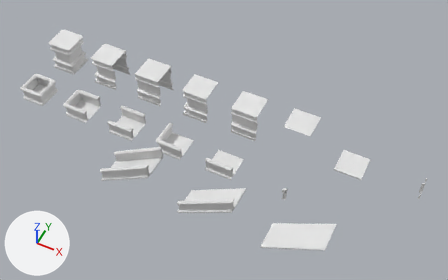
One commit to the FBX model Blender/Assets.fbx: the scene before it, then after it.
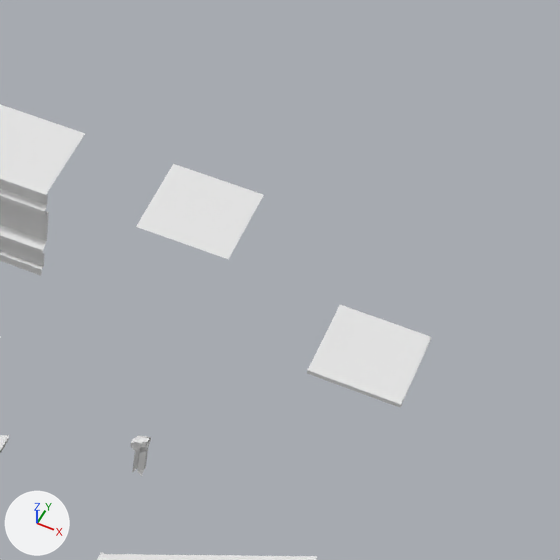
Old and new are each drawn whole from a camera (50 mm lens) standing at (28.4, -28.9, 33.8) and looking at (15.2, -2.6, 0.8) and again close up on the part from 54% to 91% of the width and 21% to 80% of the height. Arrows for +X, +Y and +Z are at lower left; the lights stay in place. Where no turn or scale is listed for an object, it has been applied to the vertices. Vertices at the same position are counted once.

The scene before the commit, as lines of its bpy script (objects in view):
```python
me_cube_000 = bpy.data.meshes.new('Cube.000')
me_cube_000.from_pydata(...)  # 12 vertices, 5 faces; spans x -3.0..1.0, y -1.0..1.0, z 0.0..2.6
me_cube_000.materials.append(mat_material)  # white #e7e7e7
me_cube_008 = bpy.data.meshes.new('Cube.008')
me_cube_008.from_pydata([(1.0, 1.0, 0.0), (1.0, -1.0, 0.0), (-1.0, 1.0, 0.0), (-1.0, -1.0, 0.0), (1.0, 1.0, 0.1), (1.0, -1.0, 0.1), (-1.0, 1.0, 0.1), (-1.0, -1.0, 0.1)], [], [(4, 6, 7, 5), (1, 0, 4, 5), (2, 3, 7, 6), (0, 2, 6, 4), (3, 1, 5, 7)])
me_cube_008.materials.append(mat_material)  # white #e7e7e7
me_cube_022 = bpy.data.meshes.new('Cube.022')
me_cube_022.from_pydata(...)  # 30 vertices, 14 faces; spans x -1.0..1.0, y -1.0..1.0, z 0.0..2.5
me_cube_022.materials.append(mat_material)  # white #e7e7e7
ob_ground = bpy.data.objects.new('Ground', me_cube_008)
ob_ground.location = (24.0, 0.0, 0.0)
ob_ramp0 = bpy.data.objects.new('Ramp0', me_cube_000)
ob_ramp0.location = (24.0, -8.0, 0.0)
ob_wall1 = bpy.data.objects.new('Wall1', me_cube_022)
ob_wall1.location = (16.0, 0.0, 0.0)
# also in view: 'Wall0' at (20.0, 0.0, 2.5)
```
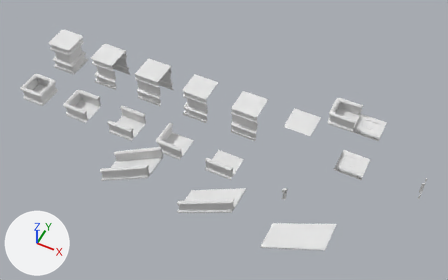
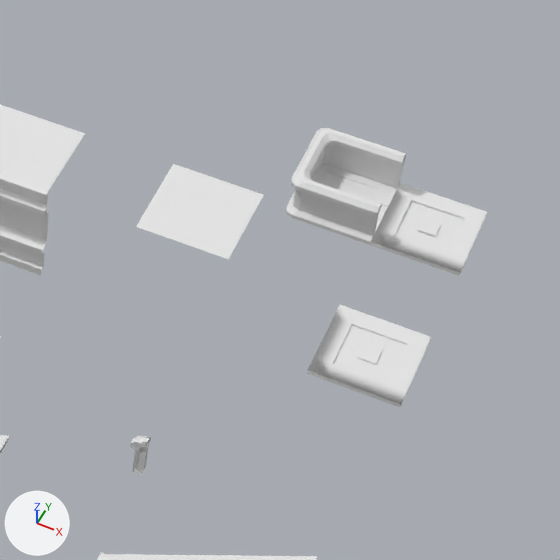
Where the newer file only moved an object's origin or applied its transform, the numbers keep the older frame.

The change, as a list of edits to the scene's bpy script:
```text
Change me_cube_008:
    used by ob_ground; location = (24.0, 0.0, 0.0)
    remove me_cube_008.from_pydata(...)  # 8 vertices, 5 faces; spans x -1.0..1.0, y -1.0..1.0, z 0.0..0.1
    add me_cube_008.from_pydata(...)  # 72 vertices, 61 faces; spans x -100.0..100.0, y 0.0..10.0, z -100.0..100.0
    me_cube_008 part 1: 8 vertices removed from x -1.0..1.0, y -1.0..1.0, z 0.0..0.1; 72 vertices added at x -100.0..100.0, y 0.0..10.0, z -100.0..100.0
    add me_cube_008.materials.append(mat_mat_glow)  # white #e7e7e7
Add me_cube_003_1:
    me_cube_003_1.from_pydata(...)  # 286 vertices, 261 faces; spans x -1.0..1.0, y -1.0..1.0, z 0.0..1.1
    # faces by material slot: [195, 66]
    me_cube_003_1.materials.append(mat_material)  # white #e7e7e7
    me_cube_003_1.materials.append(mat_mat_glow)  # white #e7e7e7
Add me_cube_000_1:
    me_cube_000_1.from_pydata(...)  # 72 vertices, 61 faces; spans x -1.0..1.0, y -1.0..1.0, z 0.0..0.1
    # faces by material slot: [49, 12]
    me_cube_000_1.materials.append(mat_material)  # white #e7e7e7
    me_cube_000_1.materials.append(mat_mat_glow)  # white #e7e7e7
Change ob_ground:
    ob_ground.rotation_euler: (0.0, 0.0, 0.0) -> (1.571, 0.0, 0.0)  # degrees (0, 0, 0) -> degrees (90, 0, 0)
    ob_ground.scale: (1.0, 1.0, 1.0) -> (0.01, 0.01, 0.01)
Add ob_railing3_001:
    ob_railing3_001 = bpy.data.objects.new('Railing3.001', me_cube_003_1)
    ob_railing3_001.location = (22.0, 4.0, 0.0)
Add ob_ground_001:
    ob_ground_001 = bpy.data.objects.new('Ground.001', me_cube_000_1)
    ob_ground_001.location = (24.0, 4.0, 0.0)
```

Location of each change, (x1, y1, x2, y2) in pixels of the close-ups (560 x 560 px):
'Railing3.001', added: after (286, 128, 407, 245)
    faces in mat_material (white #e7e7e7): (287, 128, 406, 242)
    faces in mat_mat_glow (white #e7e7e7): (286, 141, 407, 245)
'Ground', reshaped, turned, rescaled: (307, 305, 431, 407) in both
'Ground.001', added: after (370, 183, 487, 276)
    faces in mat_material (white #e7e7e7): (370, 183, 487, 276)
    faces in mat_mat_glow (white #e7e7e7): (383, 194, 476, 260)
